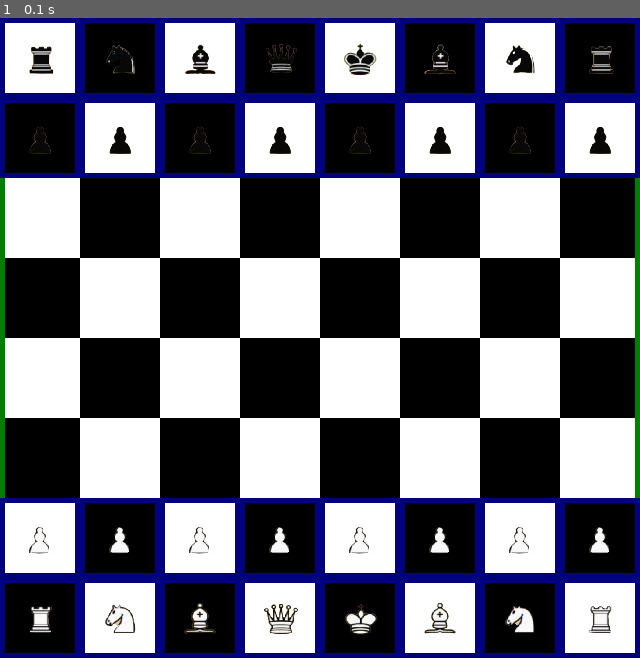
Above: before the commit, frame 1.
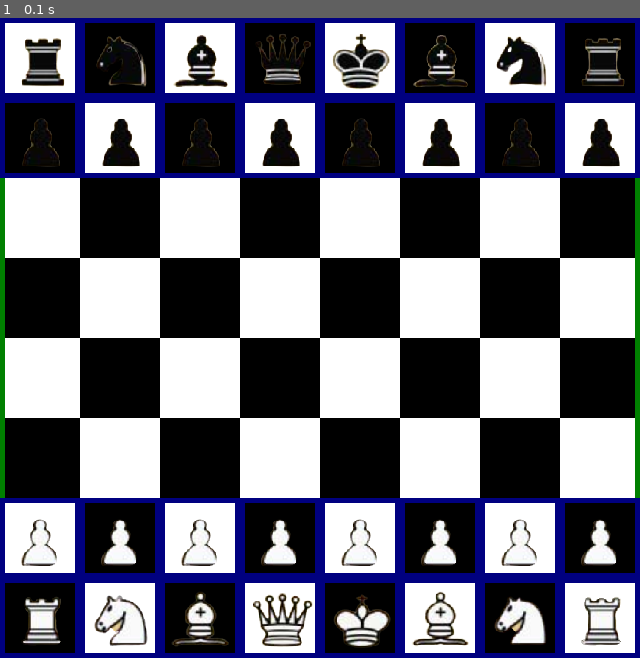
Above: after the commit, the same moment.

Repository: khanhnguyentuann/chess-game
Game: pygame game, started from main.py
Two runs of this game, one before a commit and one after it. Both use one fixed random seed, a clock stepped at 60 frames per second and the inputs below.
Inputs:
- Up to frame 1 (0.1 s): no input

The runs differ from the first frame. In frame 1, 7.0% of the frame differs, in the area x 3-98%, y 2-99%.

Commit message:
Adjust the position and display size of the chess pieces

Diff:
--- a/main.py
+++ b/main.py
@@ -63,10 +63,10 @@
                 img_path = f"images/{piece.lower()}.png"  # Thay "images" bằng thư mục chứa ảnh của bạn
                 img = pygame.image.load(img_path)
                 if piece.isupper():
-                    img = pygame.transform.scale(img, (60, 60))
+                    img = pygame.transform.scale(img, (70, 70))
                 else:
-                    img = pygame.transform.scale(img, (40, 40))
-                screen.blit(img, (col * 80 + 20, row * 80 + 20))
+                    img = pygame.transform.scale(img, (70, 70))
+                screen.blit(img, (col * 80 + 6, row * 80 + 6))
 
     # Vẽ các ô vuông hỗ trợ chọn quân cờ
     pygame.draw.rect(screen, GREEN, [0, 0, 640, 640], 5)
